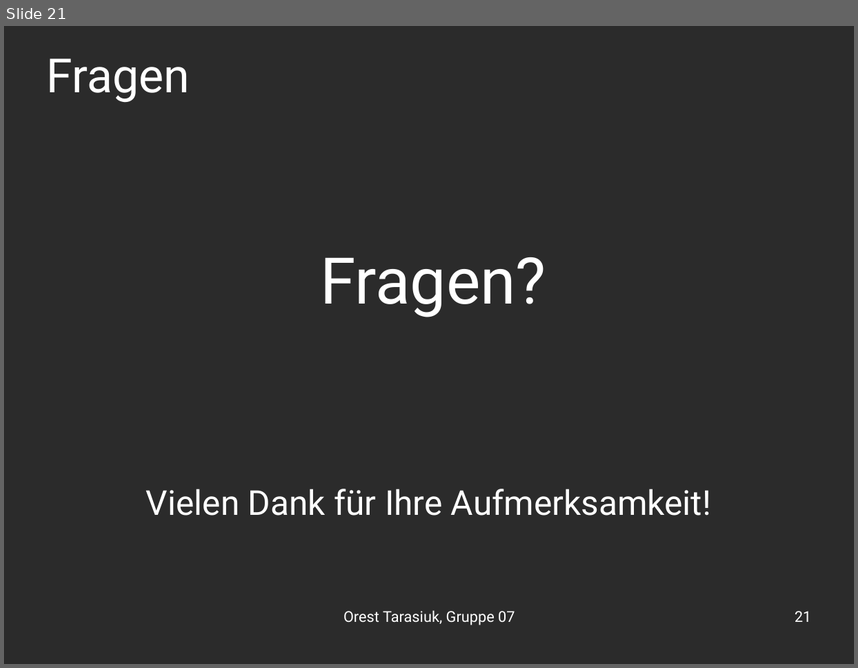
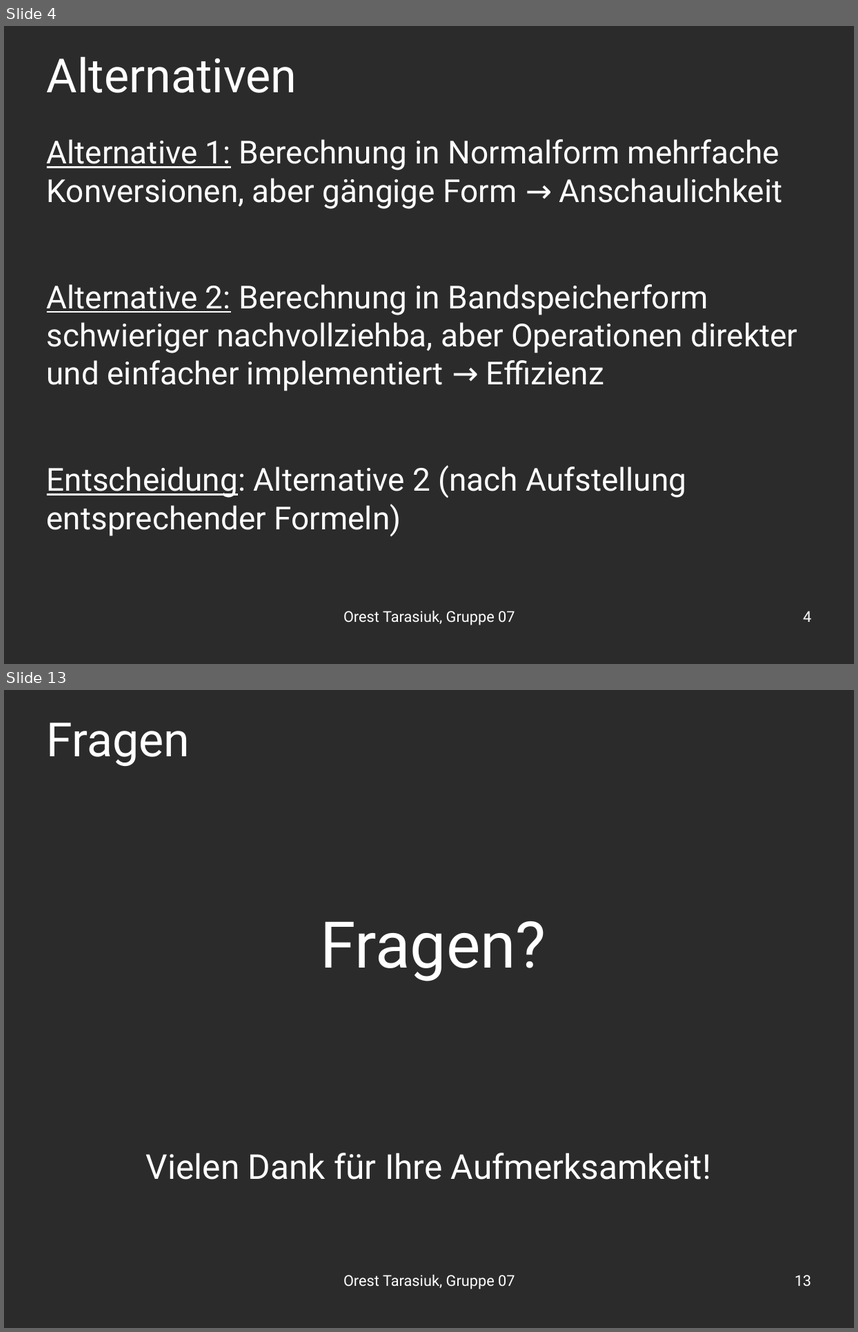
Before and after one commit to OrestTa/etip, a slide deck: Projekt2/Vortrag/vortrag2.odp. Shown one above the other, each under a label of ours: slide 21 before the commit, slides 4 and 13 after it; the slides between them are not shown. The pictures are 858x668 and 858x1332 pixels, drawn with LibreOffice and Linux fonts; fonts in the diff are those of the drawing; background and template pictures are left out; a plain dark background stands for a picture behind light text. Boxes give left, top, right and bottom in pixels: in the first picture for what was removed or moved away, otherwise in the second. Text is boxed around its words. In the diff, an @@ line names an element or a change of style, - is before the commit and + after.

```diff
--- a/Projekt2/Vortrag/vortrag2.odp
+++ b/Projekt2/Vortrag/vortrag2.odp
@@ slide 4 added at [4,26,854,664], background picture (left out) @@
@@ title added at [47,56,297,93], 44 pt, text #FFFFFF @@
+Alternativen
@@ text added at [47,139,798,536], 29.6 pt, text #FFFFFF @@
+Alternative 1: Berechnung in Normalform mehrfache Konversionen, aber gängige Form → Anschaulichkeit
+Alternative 2: Berechnung in Bandspeicherform schwieriger nachvollziehba, aber Operationen direkter und einfacher implementiert → Effizienz
+Entscheidung: Alternative 2 (nach Aufstellung entsprechender Formeln)
@@ text added at [343,610,515,625], 14 pt, text #FFFFFF @@
+Orest Tarasiuk, Gruppe 07
@@ page number added at [803,610,811,621], 14 pt, text #FFFFFF @@
+4
@@ what was slide 21 is now slide 13 @@
@@ page number at [795,1274,811,1286]: text changed @@
-21
+13
```
Also in this commit, not shown: 4 slides changed, 7 other slides added, 16 slides removed.
